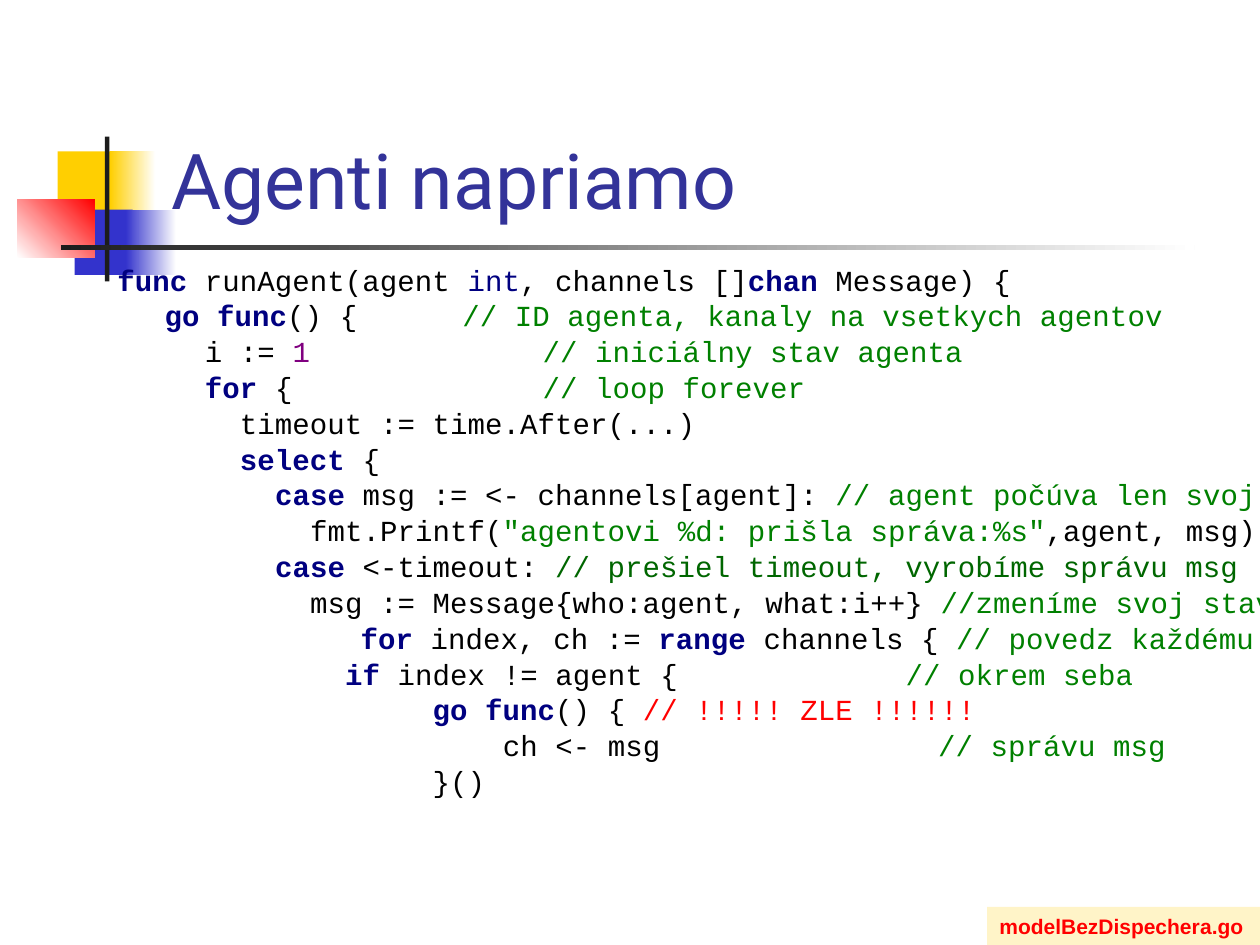
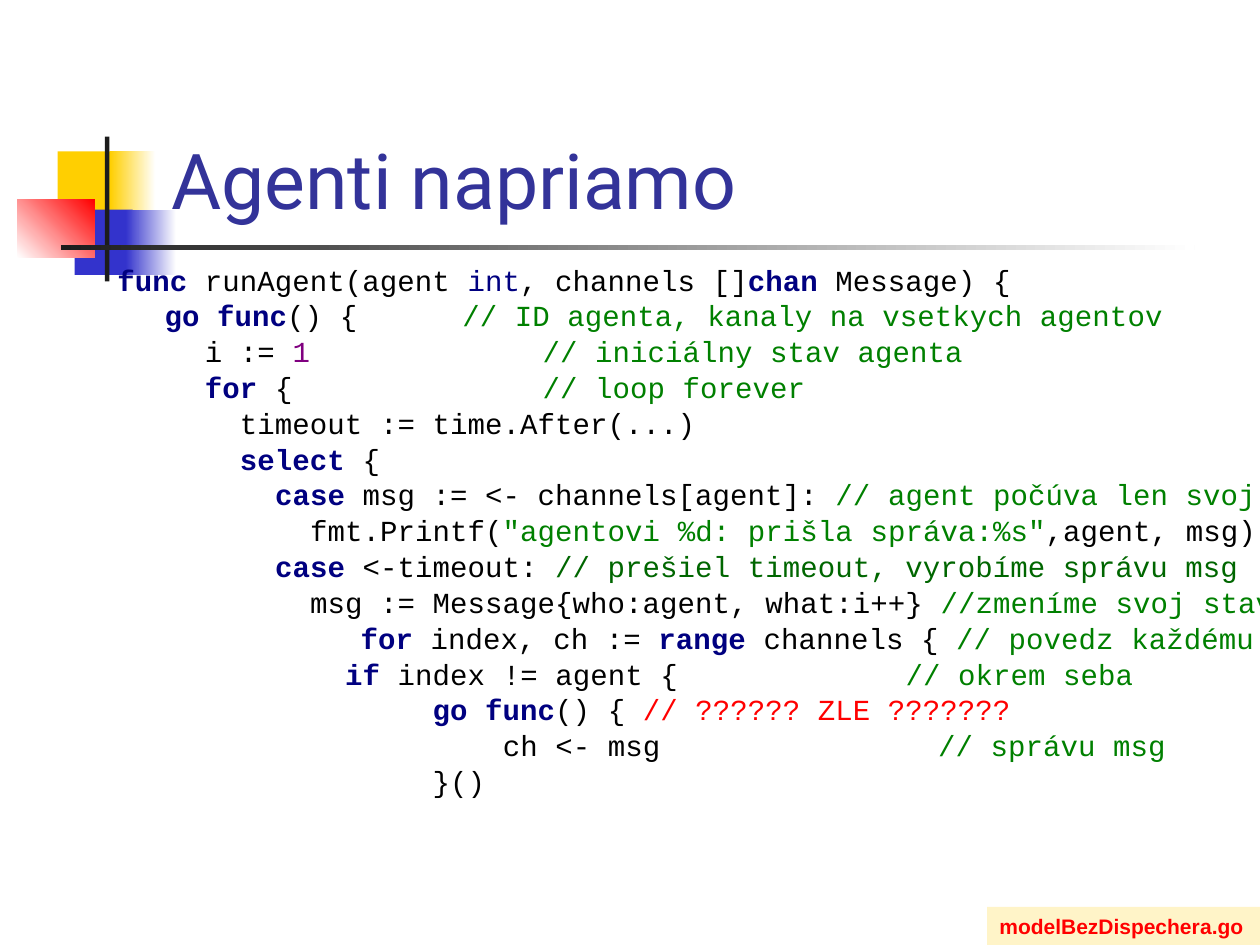
Before and after one commit to paradigmy/Prednasky, a slide deck: slide 11 of 04/klobuky.ppt. Drawn at 1260x945 pixels with LibreOffice and Linux fonts; fonts in the diff are those of the drawing. Boxes give left, top, right and bottom in pixels: in the first picture for what was removed or moved away, otherwise in the second. Text is boxed around its words. In the diff, an @@ line names an element or a change of style, - is before the commit and + after.

```diff
--- a/04/klobuky.ppt
+++ b/04/klobuky.ppt
@@ text at [433,700,870,726]: text changed @@
-go func() { // !!!!! ZLE !!!!!!
+go func() { // ?????? ZLE ???????
```
Also in this commit, not shown: 1 other slide changed, 1 slide removed, 2 other files.
